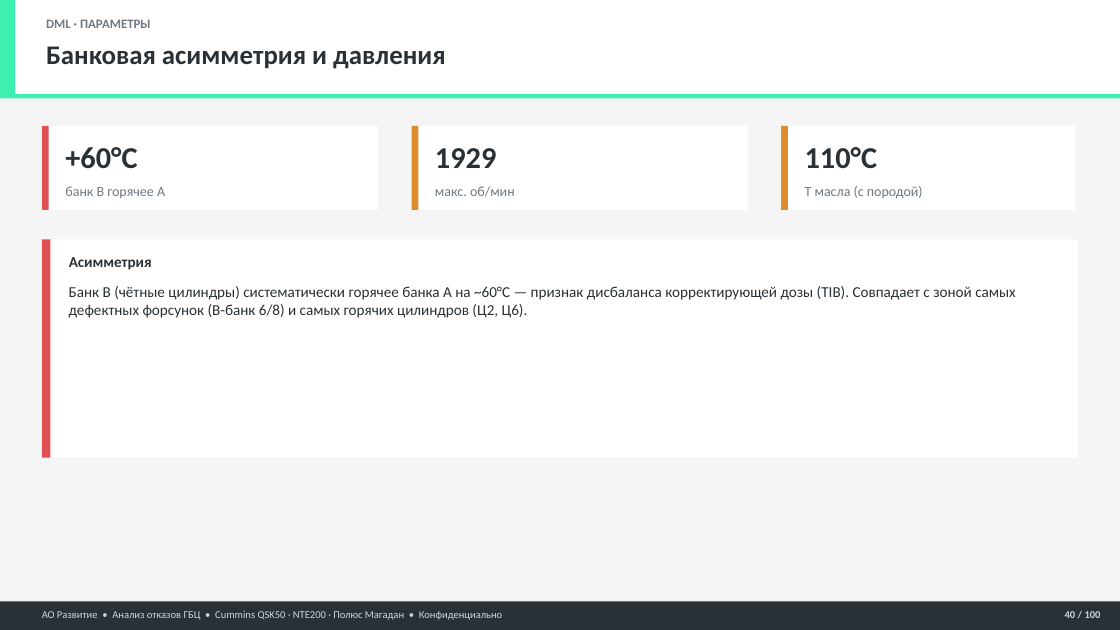
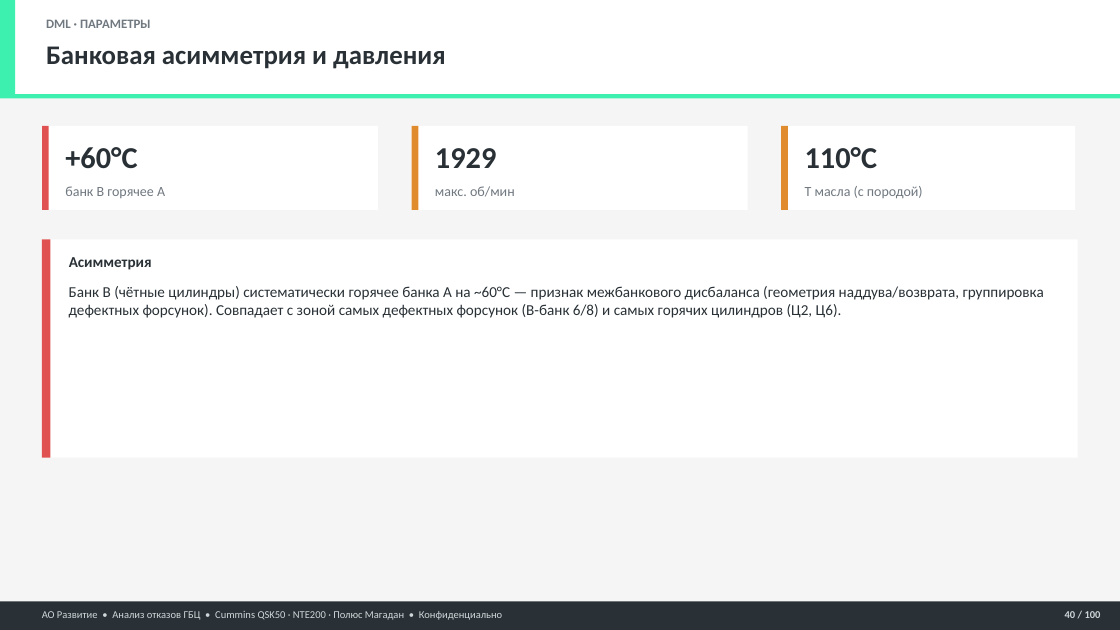
Before and after one commit to victorekuznetsov/NTE200, a slide deck: slide 40 of 05 Отчёты/Презентации/Анализ_ГБЦ_QSK50_NTE200_БОЛЬШОЙ.pptx. Drawn at 1120x630 pixels with LibreOffice and Linux fonts; fonts in the diff are those of the drawing. Boxes give left, top, right and bottom in pixels: in the first picture for what was removed or moved away, otherwise in the second. Text is boxed around its words. In the diff, an @@ line names an element or a change of style, - is before the commit and + after.

```diff
--- a/05 Отчёты/Презентации/Анализ_ГБЦ_QSK50_NTE200_БОЛЬШОЙ.pptx
+++ b/05 Отчёты/Презентации/Анализ_ГБЦ_QSK50_NTE200_БОЛЬШОЙ.pptx
@@ text at box(69, 286, 1044, 318): text changed @@
-Банк B (чётные цилиндры) систематически горячее банка A на ~60°C — признак дисбаланса корректирующей дозы (TIB). Совпадает с зоной самых дефектных форсунок (B-банк 6/8) и самых горячих цилиндров (Ц2, Ц6).
+Банк B (чётные цилиндры) систематически горячее банка A на ~60°C — признак межбанкового дисбаланса (геометрия наддува/возврата, группировка дефектных форсунок). Совпадает с зоной самых дефектных форсунок (B-банк 6/8) и самых горячих цилиндров (Ц2, Ц6).
```
Also in this commit, not shown: 15 other slides changed, 12 other files.
